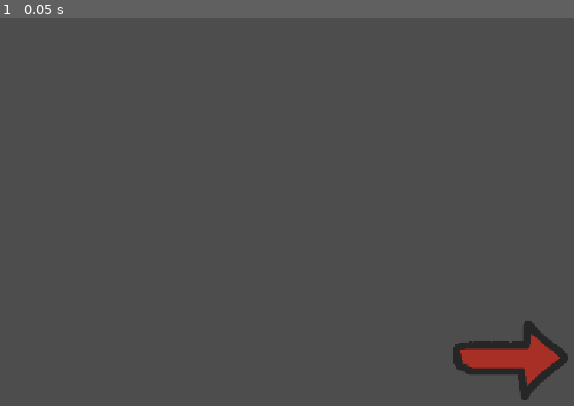
Above: before the commit, frame 1.
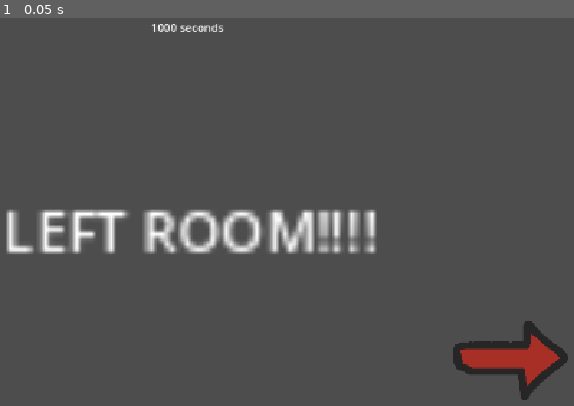
Above: after the commit, the same moment.

Repository: SillyBilly223/CountDownGameJamFUCK
Game: Godot game, scene res://rooms/testing/test_room_left.tscn
Two runs of this game, one before a commit and one after it. Both use one fixed random seed, a clock stepped at 60 frames per second and the inputs below. The project has no main scene, so this scene is started directly.
Inputs:
- Up to frame 1 (0.05 s): no input

The runs differ from the first frame. In frame 1, 4.8% of the frame differs, in the area x 1-66%, y 1-61%.

Commit message:
soe work

Diff:
--- /dev/null
+++ b/count-down-game-jam-yay/icons/inventory.tscn
@@ -0,0 +1,3 @@
+[gd_scene format=3 uid="uid://dg34afmqbivms"]
+
+[node name="Inventory" type="Node2D" unique_id=799639063]
--- /dev/null
+++ b/count-down-game-jam-yay/icons/main_timer.tscn
@@ -0,0 +1,16 @@
+[gd_scene format=3 uid="uid://dfe4wu4a313xn"]
+
+[ext_resource type="Script" uid="uid://caneryoyw4m0p" path="res://scripts/timer_display.gd" id="1_l1jvn"]
+
+[node name="MainTimer" type="Node2D" unique_id=81778749 node_paths=PackedStringArray("label")]
+script = ExtResource("1_l1jvn")
+label = NodePath("Label")
+
+[node name="Label" type="Label" parent="." unique_id=1446492233]
+anchors_preset = 5
+anchor_left = 0.5
+anchor_right = 0.5
+offset_left = -20.0
+offset_right = 20.0
+offset_bottom = 23.0
+grow_horizontal = 2
--- a/count-down-game-jam-yay/rooms/testing/test_room_left.tscn
+++ b/count-down-game-jam-yay/rooms/testing/test_room_left.tscn
@@ -1,9 +1,29 @@
 [gd_scene format=3 uid="uid://vbienmdruppx"]
 
 [ext_resource type="PackedScene" uid="uid://cb0j63w2m0ea" path="res://icons/basic_room_arrow.tscn" id="1_2n52o"]
+[ext_resource type="PackedScene" uid="uid://dfe4wu4a313xn" path="res://icons/main_timer.tscn" id="1_qmcu5"]
 
 [node name="TestRoomLeft" type="Node2D" unique_id=1544991076]
+
+[node name="MainTimer" parent="." unique_id=81778749 instance=ExtResource("1_qmcu5")]
+position = Vector2(576, 50)
+lock_to_top_center = true
 
 [node name="BasicRoomArrow" parent="." unique_id=626279613 instance=ExtResource("1_2n52o")]
 position = Vector2(1039, 520)
 Scene = "res://rooms/testing/test_room_right.tscn"
+
+[node name="Label" type="Label" parent="." unique_id=1049603567]
+anchors_preset = 8
+anchor_left = 0.5
+anchor_top = 0.5
+anchor_right = 0.5
+anchor_bottom = 0.5
+offset_left = 309.99997
+offset_top = 269.99997
+offset_right = 417.99997
+offset_bottom = 292.99997
+grow_horizontal = 2
+grow_vertical = 2
+scale = Vector2(5, 5)
+text = "LEFT ROOM!!!!"
--- a/count-down-game-jam-yay/rooms/testing/test_room_right.tscn
+++ b/count-down-game-jam-yay/rooms/testing/test_room_right.tscn
@@ -1,10 +1,31 @@
 [gd_scene format=3 uid="uid://cj2nk4lhl1vcv"]
 
 [ext_resource type="PackedScene" uid="uid://cb0j63w2m0ea" path="res://icons/basic_room_arrow.tscn" id="1_avgtg"]
+[ext_resource type="PackedScene" uid="uid://dfe4wu4a313xn" path="res://icons/main_timer.tscn" id="1_bcx0p"]
 
 [node name="TestRoomRight" type="Node2D" unique_id=1544991076]
+
+[node name="MainTimer" parent="." unique_id=81778749 instance=ExtResource("1_bcx0p")]
+position = Vector2(576, 50)
+lock_to_top_center = true
 
 [node name="BasicRoomArrow" parent="." unique_id=626279613 instance=ExtResource("1_avgtg")]
 position = Vector2(96, 501)
 rotation = 3.1415927
 Scene = "res://rooms/testing/test_room_left.tscn"
+label_y_mod = 5.0
+
+[node name="Label" type="Label" parent="." unique_id=446973956]
+anchors_preset = 8
+anchor_left = 0.5
+anchor_top = 0.5
+anchor_right = 0.5
+anchor_bottom = 0.5
+offset_left = 309.99997
+offset_top = 269.99997
+offset_right = 417.99997
+offset_bottom = 292.99997
+grow_horizontal = 2
+grow_vertical = 2
+scale = Vector2(5, 5)
+text = "right room??????"
--- /dev/null
+++ b/count-down-game-jam-yay/scripts/inventory.gd
@@ -0,0 +1,16 @@
+class_name InventoryDisplay
+
+extends Node2D
+
+
+# set a specific number of items
+# either visually show or do not show the item if u have it or not
+
+# Called when the node enters the scene tree for the first time.
+func _ready() -> void:
+	pass # Replace with function body.
+
+
+# Called every frame. 'delta' is the elapsed time since the previous frame.
+func _process(delta: float) -> void:
+	pass
--- a/count-down-game-jam-yay/scripts/saveable.gd
+++ b/count-down-game-jam-yay/scripts/saveable.gd
@@ -2,13 +2,18 @@
 
 extends Node
 
-static var time : int
+static var realtime : bool
+
+static func _set_realtime(value : bool) -> void:
+	realtime = value
+
+static var time : int = 1000
 
 static func _set_time(amt : int) -> void:
 	time = amt
 
 static func _consume_time(amt : int) -> void:
-	_set_time(min(0, _get_time() - amt))
+	_set_time(max(0, _get_time() - amt))
 
 static func _get_time() -> int:
 	return time
--- /dev/null
+++ b/count-down-game-jam-yay/scripts/timer_display.gd
@@ -0,0 +1,24 @@
+class_name TimerDisplay
+
+extends Node2D
+
+@export var label : Label
+@export var lock_to_top_center : bool
+
+var tick : float
+# Called when the node enters the scene tree for the first time.
+func _ready() -> void:
+	tick = 1.0
+	if lock_to_top_center:
+		self.global_position = Vector2(576.0, 25.0)
+
+
+# Called every frame. 'delta' is the elapsed time since the previous frame.
+func _process(delta: float) -> void:
+	label.text = str(Player._get_time()) + " seconds"
+
+	if Player.realtime:
+		tick -= delta
+		if tick <= 0:
+			tick = 1.0
+			Player._consume_time(1)
Not shown, added: count-down-game-jam-yay/scripts/inventory.gd.uid
Not shown, added: count-down-game-jam-yay/scripts/timer_display.gd.uid
